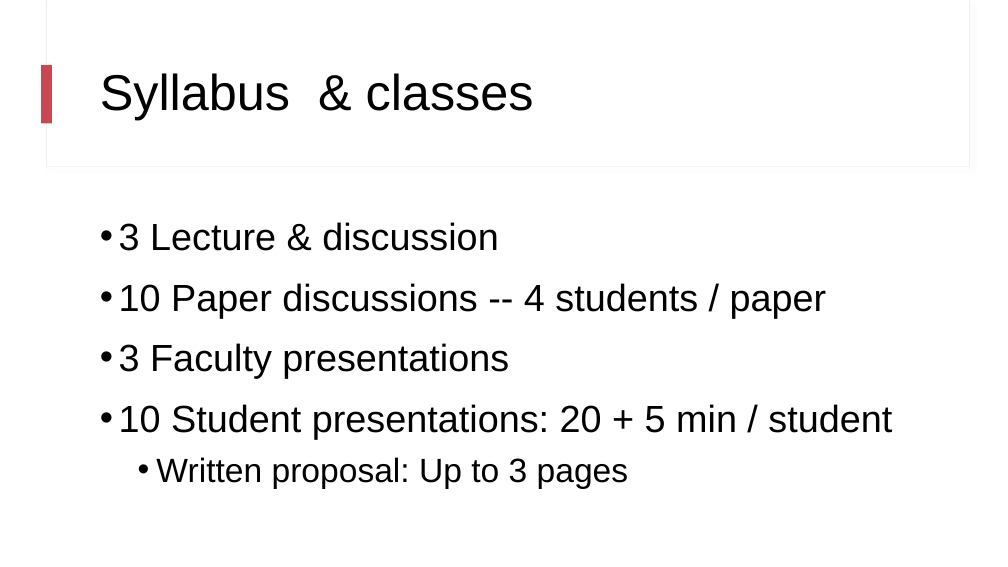
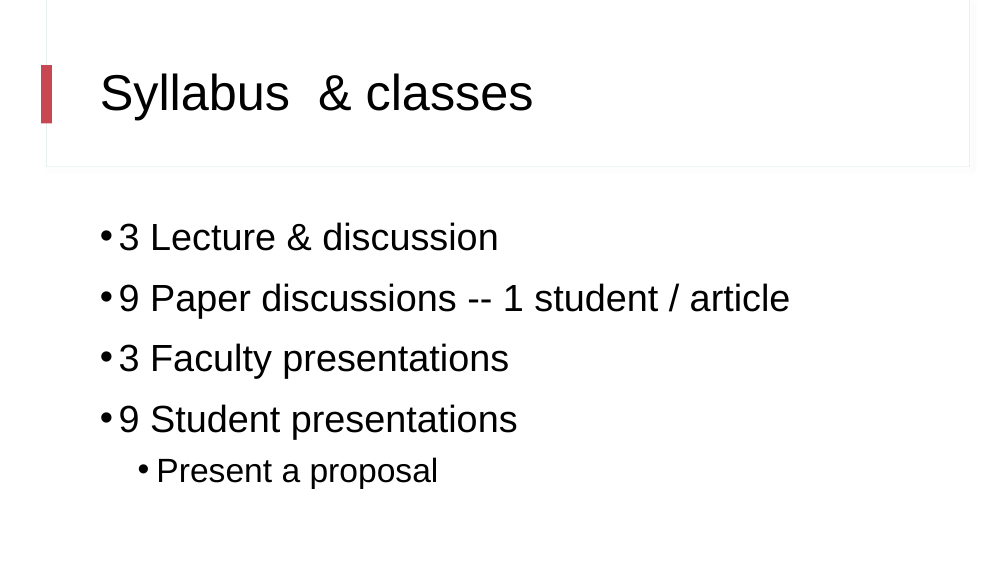
Before and after one commit to nslavov/SlavovLab, a slide deck: slide 4 of teaching/NS_1.pptx. Drawn at 1008x567 pixels with LibreOffice and Linux fonts; fonts in the diff are those of the drawing. Boxes give left, top, right and bottom in pixels: in the first picture for what was removed or moved away, otherwise in the second. Text is boxed around its words. In the diff, an @@ line names an element or a change of style, - is before the commit and + after.

```diff
--- a/teaching/NS_1.pptx
+++ b/teaching/NS_1.pptx
@@ text at (x1=119, y1=283, x2=791, y2=318): text changed @@
-• 10 Paper discussions -- 4 students / paper
+• 9 Paper discussions -- 1 student / article
@@ text at (x1=119, y1=404, x2=518, y2=489): text changed @@
-• 10 Student presentations: 20 + 5 min / student
-  • Written proposal: Up to 3 pages
+• 9 Student presentations
+  • Present a proposal
```
Also in this commit, not shown: 5 other slides changed.
